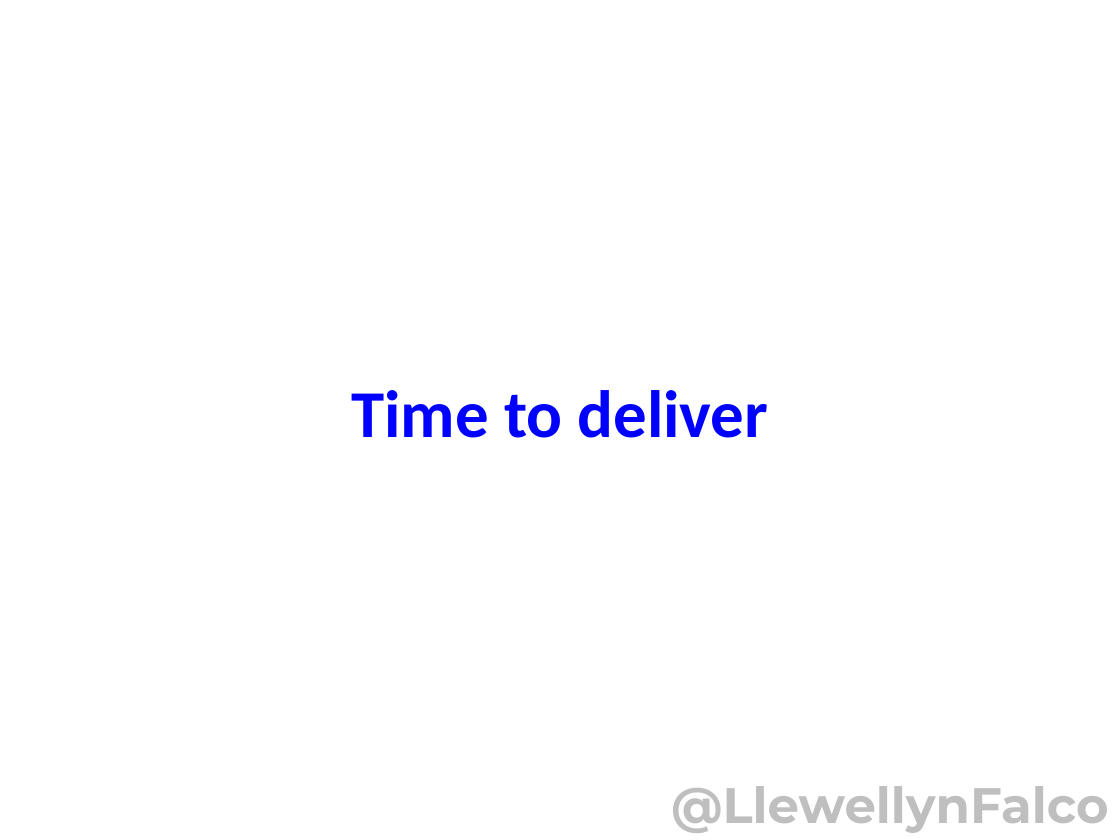
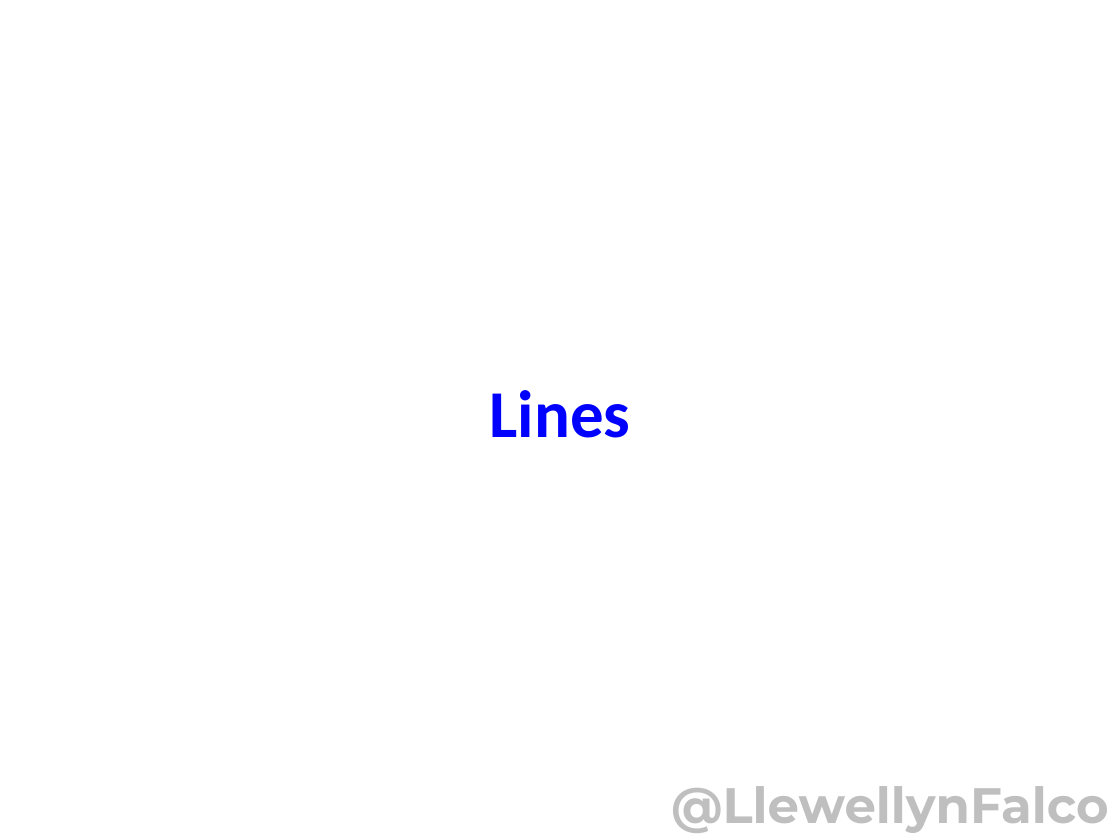
Before and after one commit to isidore/StrongStylePairingTalk, a slide deck: slide 6 of StrongStylePairing.pptx (slide 5 before the commit). Drawn at 1120x840 pixels with LibreOffice and Linux fonts; fonts in the diff are those of the drawing. Boxes give left, top, right and bottom in pixels: in the first picture for what was removed or moved away, otherwise in the second. Text is boxed around its words. In the diff, an @@ line names an element or a change of style, - is before the commit and + after.

```diff
--- a/StrongStylePairing.pptx
+++ b/StrongStylePairing.pptx
@@ title at (490, 390, 631, 438): text changed @@
-Time to deliver
+Lines
```
Also in this commit, not shown: 12 slides added, 3 slides removed.
